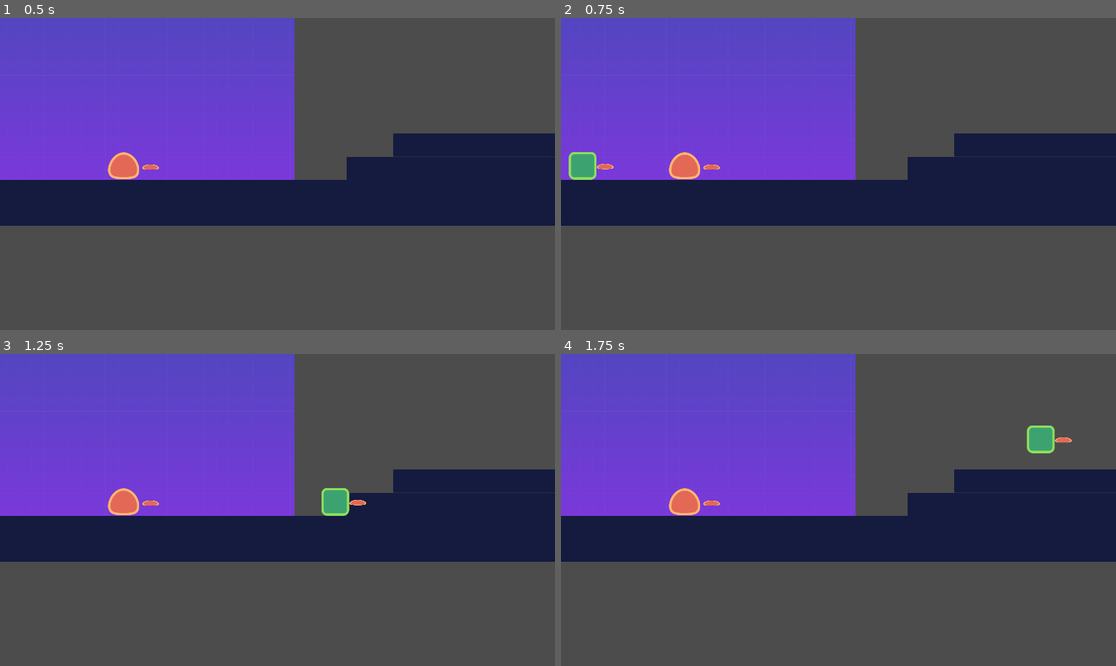
Above: before the commit, frames 1-4 (two rows, left to right).
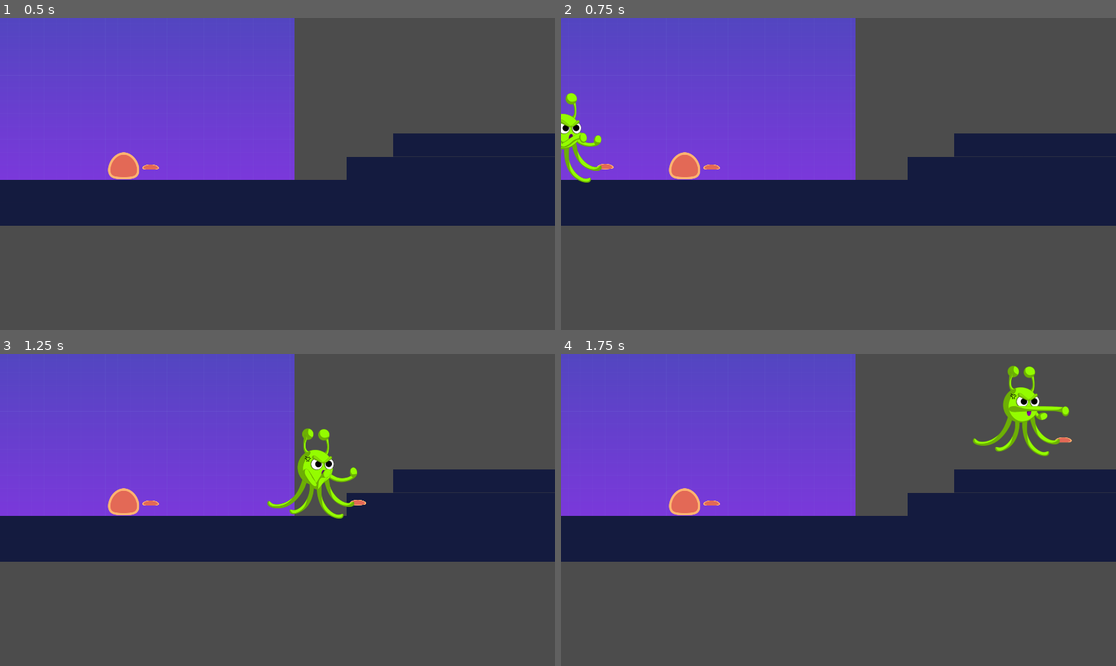
Above: after the commit, the same moments.

Repository: kigari94/IAS
Game: Godot game, scene res://src/Levels/Level01.tscn
Same seed, same stepped clock (60 frames per second), same inputs: the game is played once before the commit and once after it. This scene is started directly instead of the project's main scene.
Inputs:
- Up to frame 1 (0.5 s): no input
- Up to frame 2 (0.75 s): tap Enter at 0.5 s; hold D (move_right) from 0.53 s (still down); hold Space (attack) from 0.53 s (still down)
- Up to frame 3 (1.25 s): keep holding D (move_right); keep holding Space (attack); tap W (jump) at 0.77 s
- Up to frame 4 (1.75 s): keep holding D (move_right); release Space (attack) at 1.28 s; tap Space (attack) at 1.35 s; tap W (jump) at 1.52 s

Frame 1 is identical in both runs. In frame 2, 1.1% of the frame differs, in the area x 0-8%, y 24-53%; in frame 3, 1.6%; in frame 4, 1.7%, in the area x 74-92%, y 3-33%.

Commit message:
adjusting fight animation, adding to code

Diff:
--- a/src/Actors/Player.gd
+++ b/src/Actors/Player.gd
@@ -2,9 +2,12 @@
 
 export var weapon_scene_path: = "res://src/Objects/Weapon.tscn"
 export(NodePath) var camera
+
 var main_camera =  null
 var player_weapon = null
 var input_enabled = true
+
+onready var animation = $AnimationPlayer
 
 
 
@@ -35,6 +38,7 @@
 	if event.is_action_pressed("attack") and input_enabled == true: #and _current_state != _STATES.ATTACK:
 		#_current_state = _STATES.ATTACK
 		player_weapon.attack()
+		animation.play("Attack_Animation")
 
 #func on_player_weapon_attack_finished() -> void:
 	#_current_state = _STATES.IDLE
--- a/src/Actors/Player.tscn
+++ b/src/Actors/Player.tscn
@@ -1,7 +1,8 @@
-[gd_scene load_steps=6 format=2]
+[gd_scene load_steps=9 format=2]
 
 [ext_resource path="res://src/Actors/Player.gd" type="Script" id=1]
 [ext_resource path="res://assets/player.png" type="Texture" id=2]
+[ext_resource path="res://assets/Animations/Player/fight/fight/fight_spritesheet_small.png" type="Texture" id=3]
 
 [sub_resource type="OccluderPolygon2D" id=1]
 polygon = PoolVector2Array( -47.7193, -80.1353, -45.552, -86.1556, -40.2541, -93.1392, -32.7889, -96.9922, 32.4715, -96 …(218 unchanged characters)…
@@ -12,17 +13,49 @@
 [sub_resource type="RectangleShape2D" id=3]
 extents = Vector2( 45.6478, 41.7715 )
 
+[sub_resource type="Animation" id=4]
+resource_name = "Attack_Animation"
+length = 0.6
+tracks/0/type = "value"
+tracks/0/path = NodePath("Attack:frame")
+tracks/0/interp = 1
+tracks/0/loop_wrap = true
+tracks/0/imported = false
+tracks/0/enabled = true
+tracks/0/keys = {
+"times": PoolRealArray( 0, 0.1, 0.2, 0.3, 0.4, 0.5, 0.6 ),
+"transitions": PoolRealArray( 1, 1, 1, 1, 1, 1, 1 ),
+"update": 1,
+"values": [ 1, 2, 3, 4, 3, 2, 1 ]
+}
+
+[sub_resource type="Animation" id=5]
+length = 0.001
+tracks/0/type = "value"
+tracks/0/path = NodePath("Attack:frame")
+tracks/0/interp = 1
+tracks/0/loop_wrap = true
+tracks/0/imported = false
+tracks/0/enabled = true
+tracks/0/keys = {
+"times": PoolRealArray( 0 ),
+"transitions": PoolRealArray( 1 ),
+"update": 0,
+"values": [ 0 ]
+}
+
 [node name="Player" type="KinematicBody2D"]
 collision_mask = 4
 script = ExtResource( 1 )
 speed = Vector2( 2500, 5000 )
 gravity = 10000.0
 
-[node name="Sprite" type="Sprite" parent="."]
+[node name="Idle" type="Sprite" parent="."]
+visible = false
 texture = ExtResource( 2 )
 offset = Vector2( 0, -48.3333 )
 
-[node name="LightOccluder2D" type="LightOccluder2D" parent="Sprite"]
+[node name="LightOccluder2D" type="LightOccluder2D" parent="Idle"]
 occluder = SubResource( 1 )
 
 [node name="CollisionShape2D" type="CollisionShape2D" parent="."]
@@ -48,5 +81,14 @@
 [node name="WeaponAnchorPoint" type="Node2D" parent="WeaponSpawnLocation"]
 position = Vector2( 78, 2 )
 
+[node name="Attack" type="Sprite" parent="."]
+texture = ExtResource( 3 )
+offset = Vector2( 0, -150 )
+hframes = 5
+
+[node name="AnimationPlayer" type="AnimationPlayer" parent="."]
+anims/Attack_Animation = SubResource( 4 )
+anims/RESET = SubResource( 5 )
+
 [connection signal="area_entered" from="DangerDetector" to="." method="_on_DangerDetector_area_entered"]
 [connection signal="timeout" from="Timer" to="." method="_on_Timer_timeout"]
